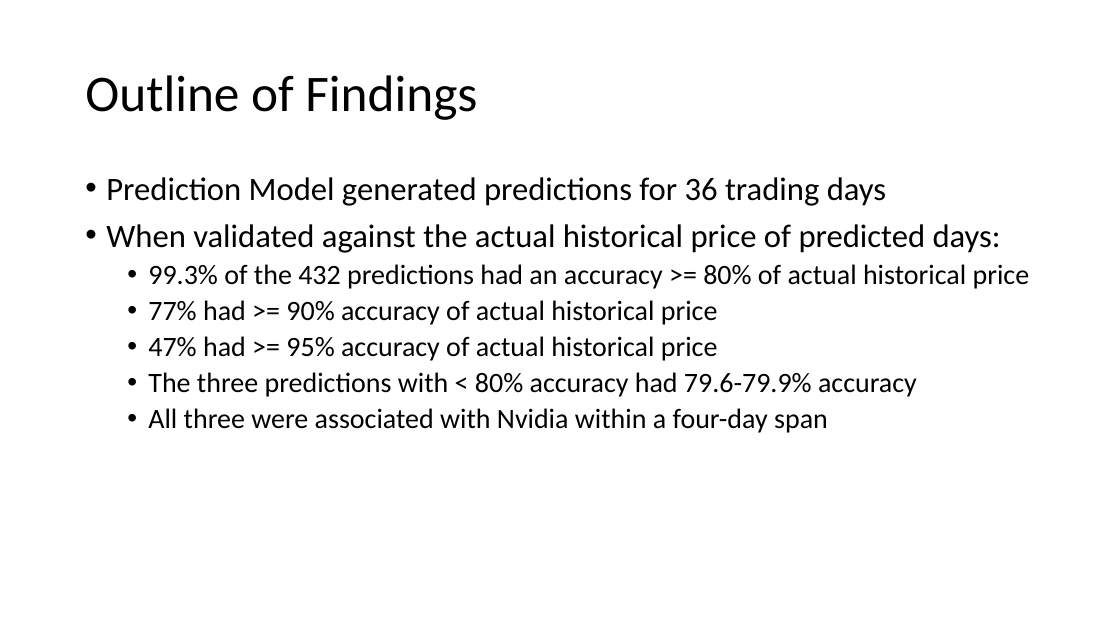
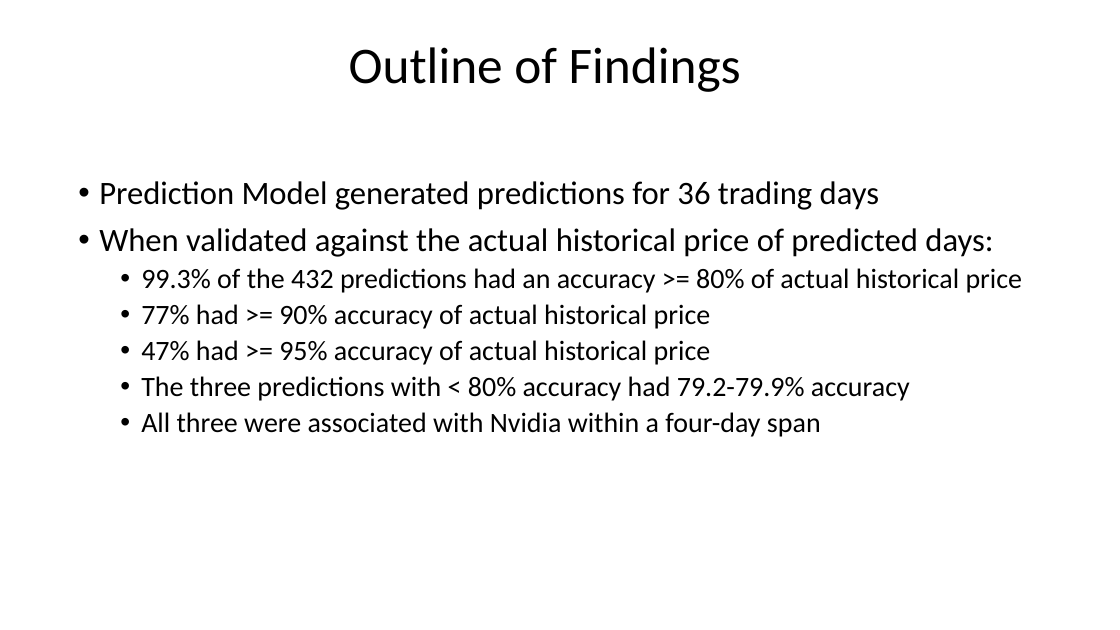
Before and after one commit to frymanation/D214-Capstone, a slide deck: slide 5 of Task 3/Jon Fryman - D214 - Task 3.pptx. Drawn at 1120x630 pixels with LibreOffice and Linux fonts; fonts in the diff are those of the drawing. Boxes give left, top, right and bottom in pixels: in the first picture for what was removed or moved away, otherwise in the second. Text is boxed around its words. In the diff, an @@ line names an element or a change of style, - is before the commit and + after.

```diff
--- a/Task 3/Jon Fryman - D214 - Task 3.pptx
+++ b/Task 3/Jon Fryman - D214 - Task 3.pptx
@@ title "Outline of Findings": place and size @@
-title "Outline of Findings" at (85, 75, 477, 120)
+title "Outline of Findings" at (349, 47, 741, 92)
@@ text "Prediction Model generated predictions for ...": place and size @@
-text "Prediction Model generated predictions for ..." at (106, 177, 1030, 433)
+text "Prediction Model generated predictions for ..." at (99, 181, 1023, 437)
@@ text at (141, 376, 910, 401): text changed @@
-  • The three predictions with < 80% accuracy had 79.6-79.9% accuracy
+  • The three predictions with < 80% accuracy had 79.2-79.9% accuracy
```
Also in this commit, not shown: 7 other slides changed, 1 slide added, 2 slides removed.
